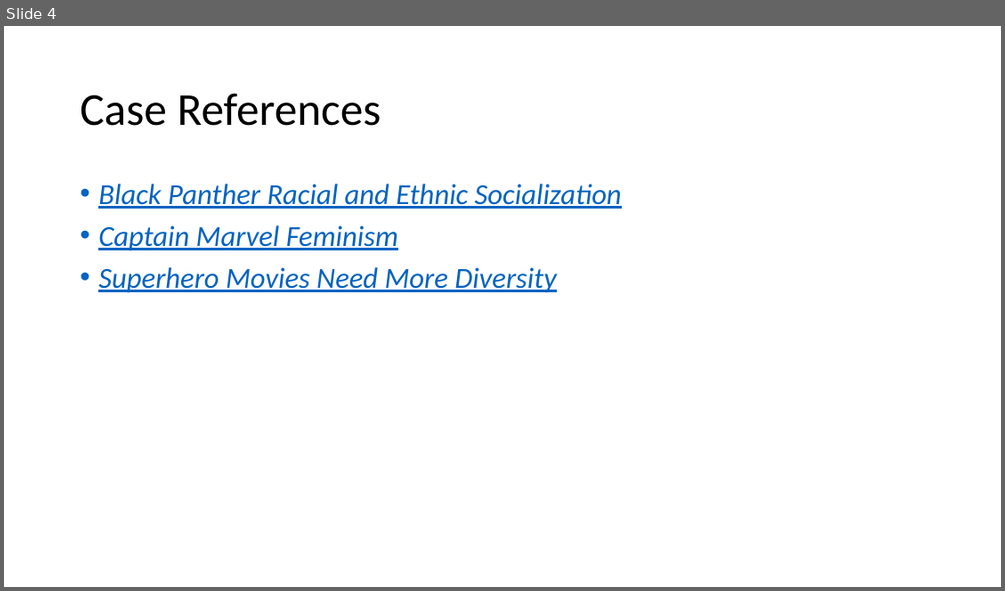
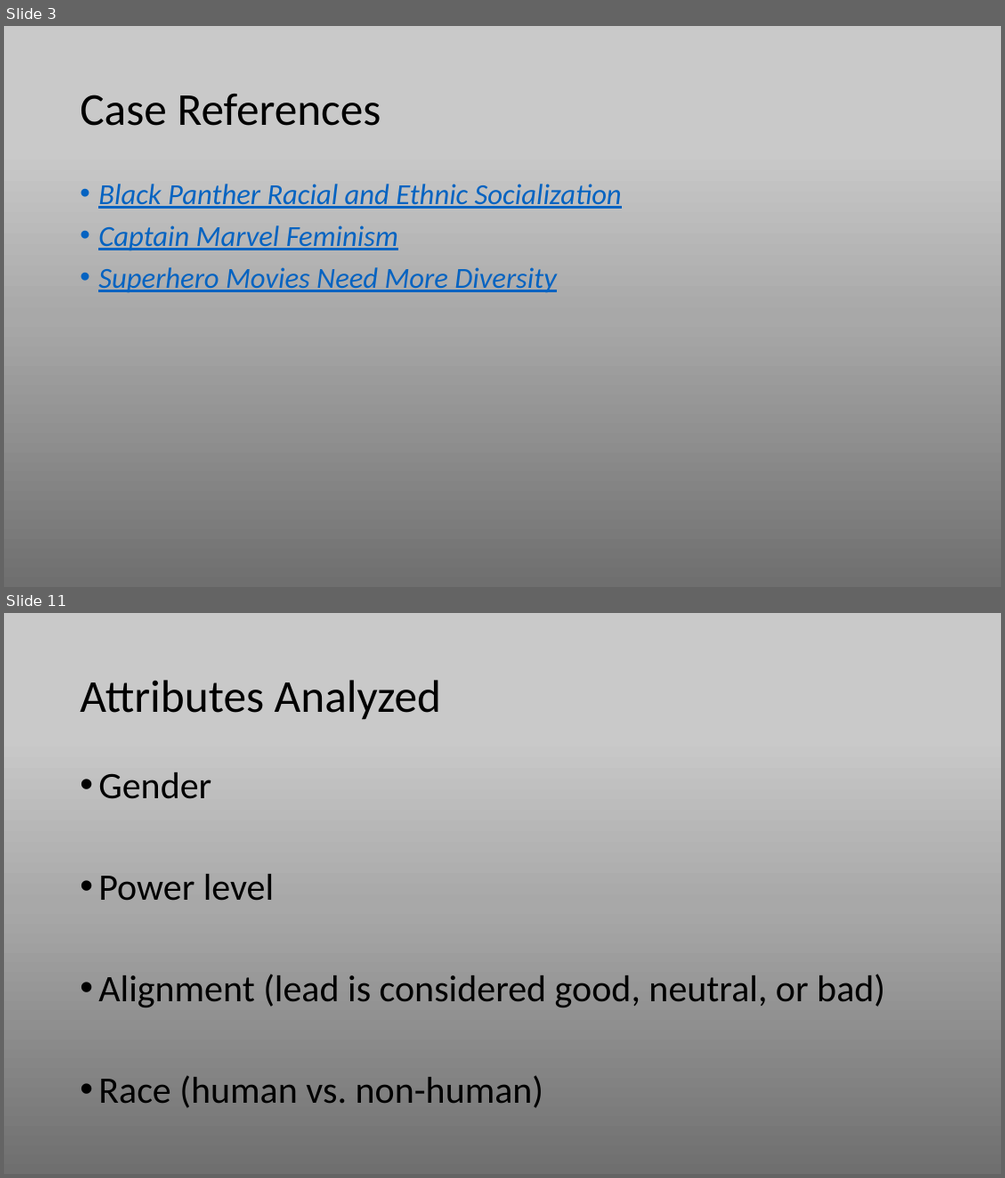
Before and after one commit to RyanSchraeder/Team-Aurora-Marvels, a slide deck: Project_1_Superheros.pptx. Shown one above the other, each under a label of ours: slide 4 before the commit, slides 3 and 11 after it; the slides between them are not shown. The pictures are 1005x591 and 1005x1178 pixels, drawn with LibreOffice and Linux fonts; fonts in the diff are those of the drawing. Boxes give left, top, right and bottom in pixels: in the first picture for what was removed or moved away, otherwise in the second. Text is boxed around its words. In the diff, an @@ line names an element or a change of style, - is before the commit and + after.

```diff
--- a/Project_1_Superheros.pptx
+++ b/Project_1_Superheros.pptx
@@ slide 11 added at (4,613,1001,1174), background gradient #6F6F6F to #A8A8A8 to #C9C9C9 @@
@@ title added at (80,680,441,720), 44 pt, text #000000 @@
+Attributes Analyzed
@@ text added at (98,772,885,1108), 36 pt, text #000000 @@
+• Gender
+• Power level
+• Alignment (lead is considered good, neutral, or bad)
+• Race (human vs. non-human)
@@ what was slide 4 is now slide 3 @@
@@ slide 3 changed as well @@
@@ background #FFFFFF to gradient #6F6F6F to #A8A8A8 to #C9C9C9 @@
```
Also in this commit, not shown: 3 other slides changed, 19 other slides added, 23 slides removed.
